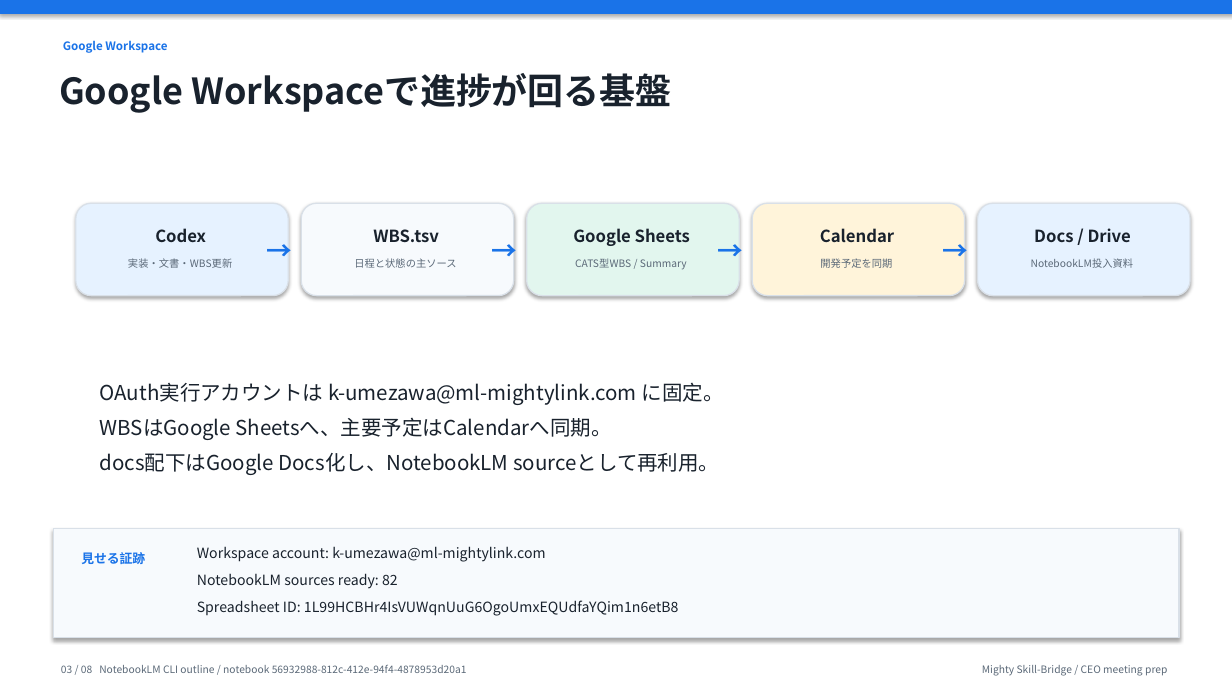
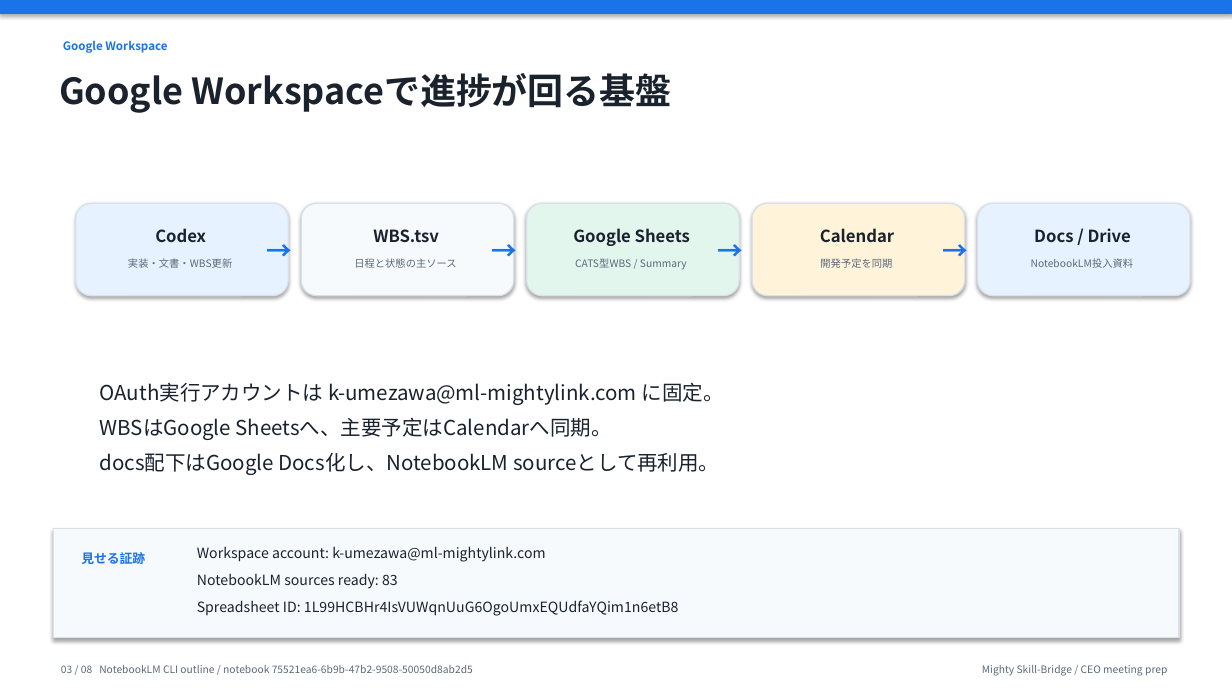
Before and after one commit to kanta13jp1/mighty-link-ai-connect, a slide deck: slide 3 of exports/knowledge_flow/mighty_skill_bridge_ceo_presentation_2026-06-02.pptx. Drawn at 1232x693 pixels with LibreOffice and Linux fonts; fonts in the diff are those of the drawing. Boxes give left, top, right and bottom in pixels: in the first picture for what was removed or moved away, otherwise in the second. Text is boxed around its words. In the diff, an @@ line names an element or a change of style, - is before the commit and + after.

```diff
--- a/exports/knowledge_flow/mighty_skill_bridge_ceo_presentation_2026-06-02.pptx
+++ b/exports/knowledge_flow/mighty_skill_bridge_ceo_presentation_2026-06-02.pptx
@@ text at (197,573,398,589): text changed @@
-NotebookLM sources ready: 82
+NotebookLM sources ready: 83
@@ text at (61,665,473,673): text changed @@
-03 / 08 NotebookLM CLI outline / notebook 56932988-812c-412e-94f4-4878953d20a1
+03 / 08 NotebookLM CLI outline / notebook 75521ea6-6b9b-47b2-9508-50050d8ab2d5
```
Also in this commit, not shown: 7 other slides changed, 39 other files.
